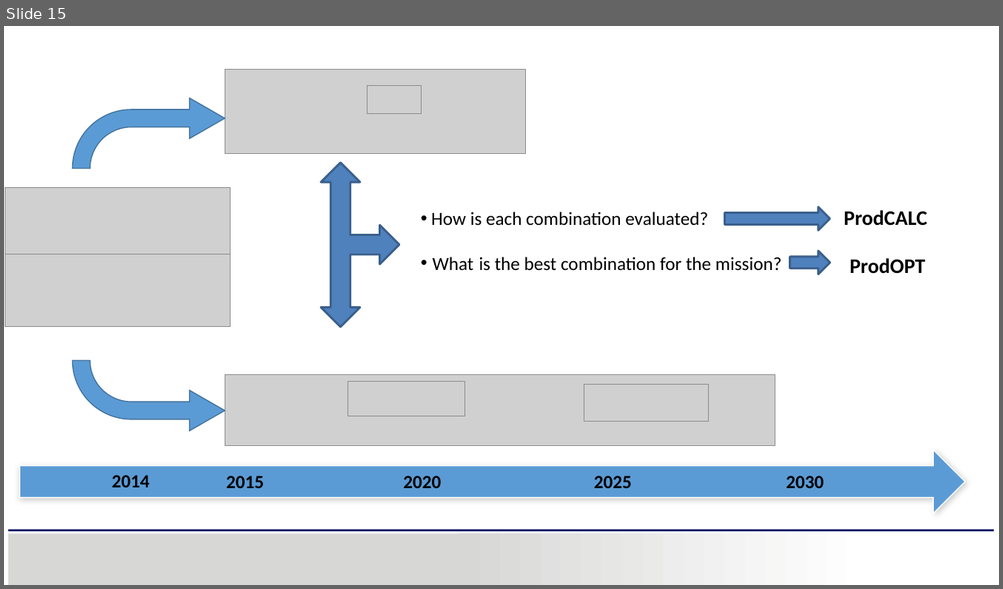
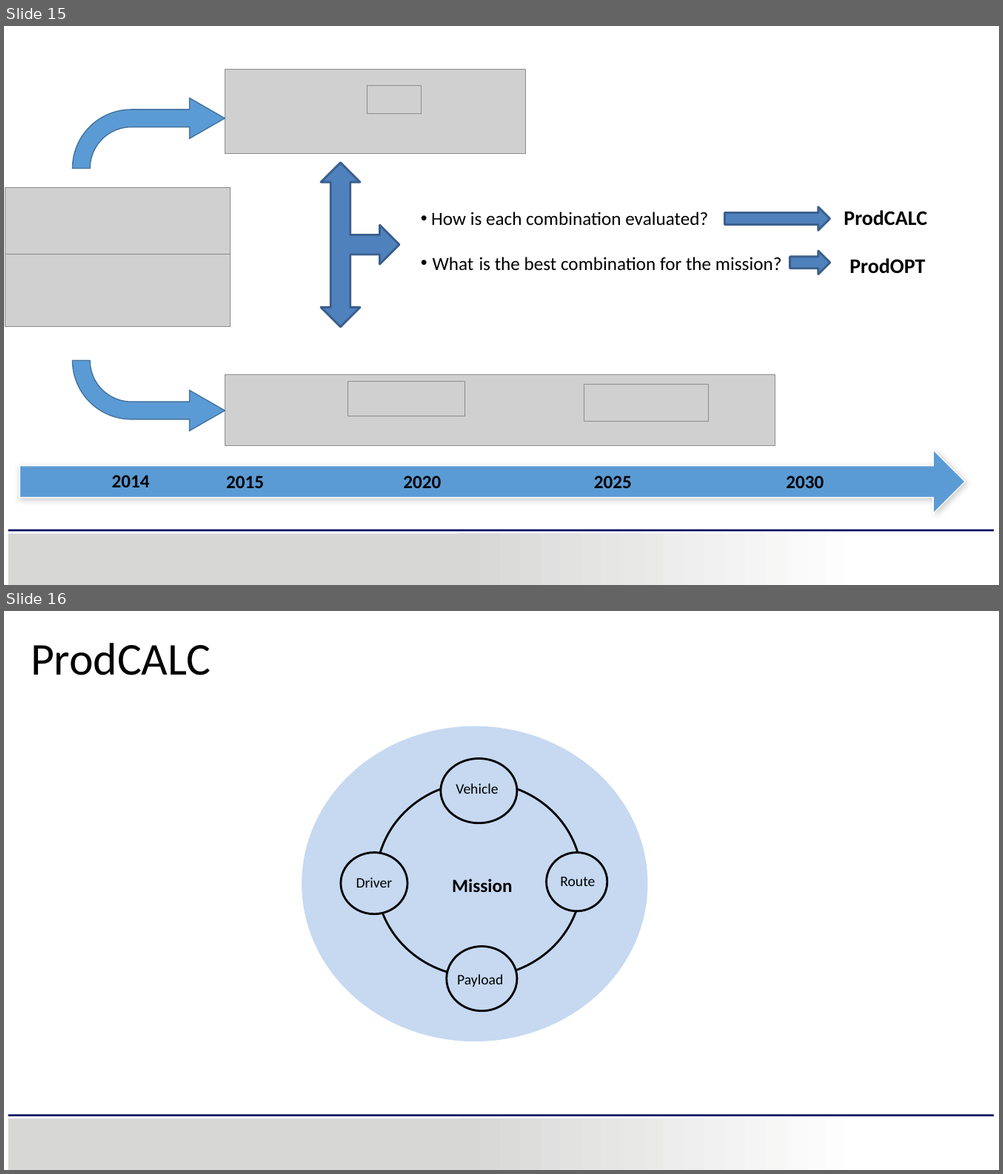
Before and after one commit to carthikvenkataraman/MasterThesis, a slide deck: ThesisReport/MasterThesisPresentation/MasterThesis-OptimisationOfDistributedPropulsionInLongHeavyVehicleCombinations.pptx. Shown one above the other, each under a label of ours: slide 15 before the commit, slides 15 and 16 after it. The pictures are 1003x589 and 1003x1174 pixels, drawn with LibreOffice and Linux fonts; fonts in the diff are those of the drawing; grey boxes stand for pictures; background and template pictures are left out. Boxes give left, top, right and bottom in pixels: in the first picture for what was removed or moved away, otherwise in the second. Text is boxed around its words. In the diff, an @@ line names an element or a change of style, - is before the commit and + after.

Commit message:
Presentation till ProdOpt

```diff
--- a/ThesisReport/MasterThesisPresentation/MasterThesis-OptimisationOfDistributedPropulsionInLongHeavyVehicleCombinations.pptx
+++ b/ThesisReport/MasterThesisPresentation/MasterThesis-OptimisationOfDistributedPropulsionInLongHeavyVehicleCombinations.pptx
@@ slide 16 added at (4,611,999,1170), background #FFFFFF; not listed: 3 template elements that a slide beside it also shows @@
@@ text added at (31,643,211,675), 44 pt, text #000000 @@
+ProdCALC
@@ group added at (301,726,648,1042): 6 ellipses, 5 texts @@
+Mission
+Vehicle
+Route
+Payload
+Driver
```
Also in this commit, not shown: 6 slides changed, 13 other slides added, 12 other files.
